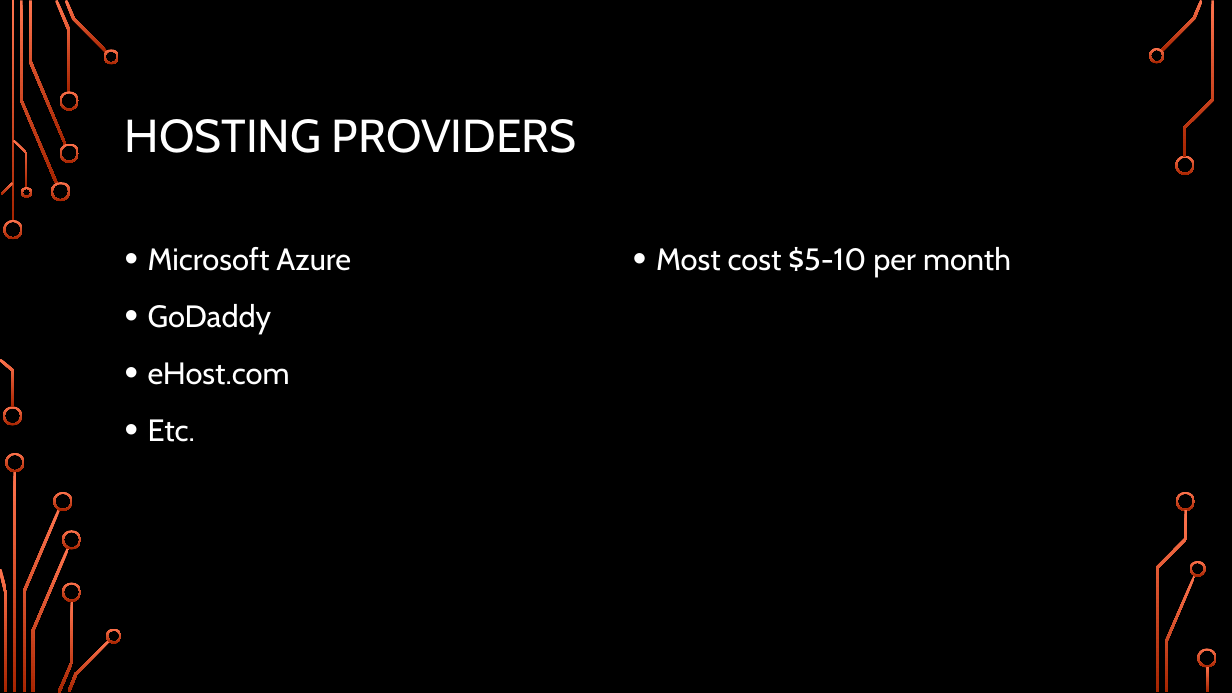
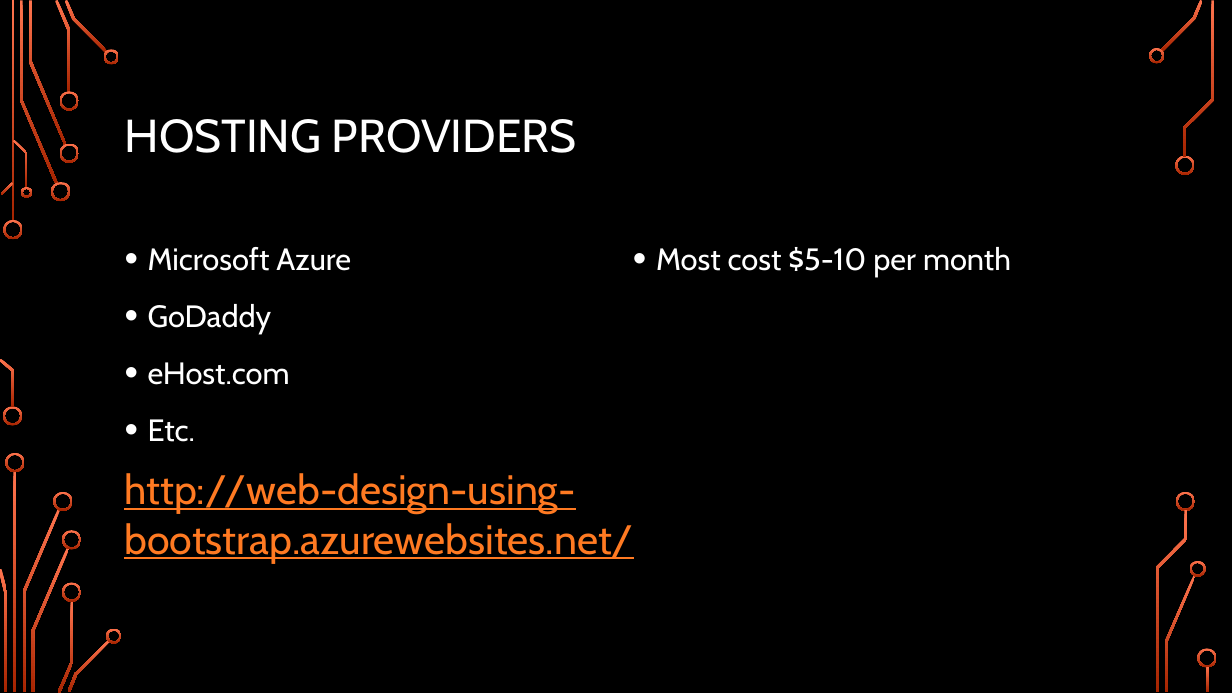
Before and after one commit to wags1999/Web-Design-Using-Bootstrap, a slide deck: slide 4 of Slides/Lesson 9.pptx. Drawn at 1232x693 pixels with LibreOffice and Linux fonts; fonts in the diff are those of the drawing; background and template pictures are left out. Boxes give left, top, right and bottom in pixels: in the first picture for what was removed or moved away, otherwise in the second. Text is boxed around its words. In the diff, an @@ line names an element or a change of style, - is before the commit and + after.

Commit message:
Added Azure website link to presentation

```diff
--- a/Slides/Lesson 9.pptx
+++ b/Slides/Lesson 9.pptx
@@ text added at bbox=[124, 473, 633, 564], 32 pt, text #FF7A22, underline @@
+http://web-design-using-bootstrap.azurewebsites.net/
```
